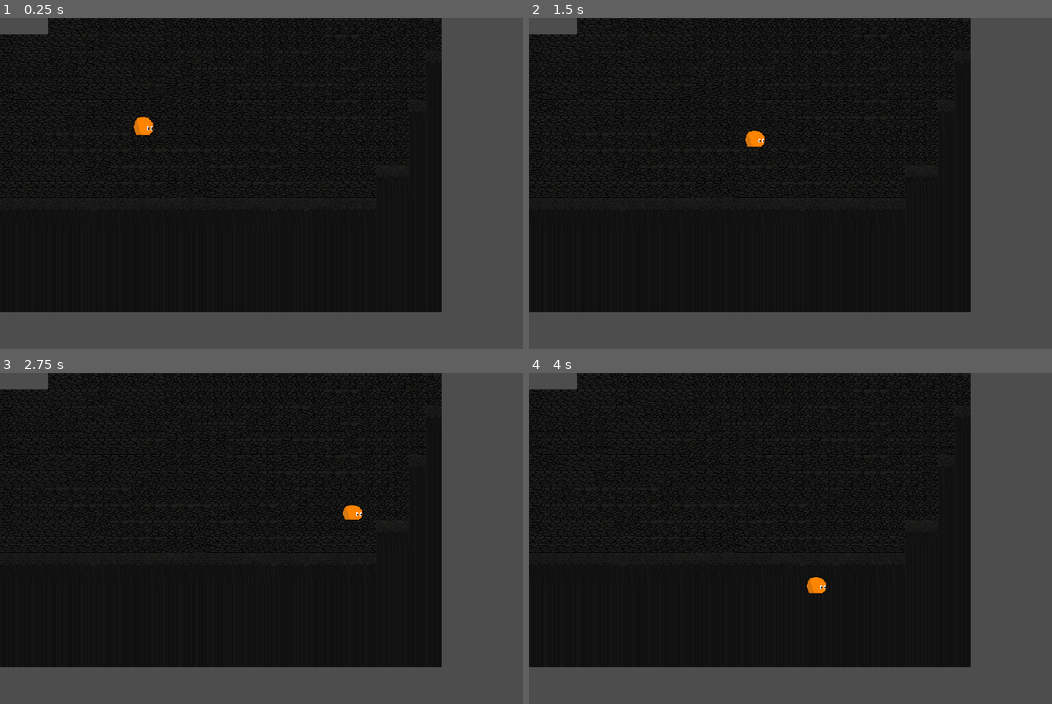
Above: before the commit, frames 1-4 (two rows, left to right).
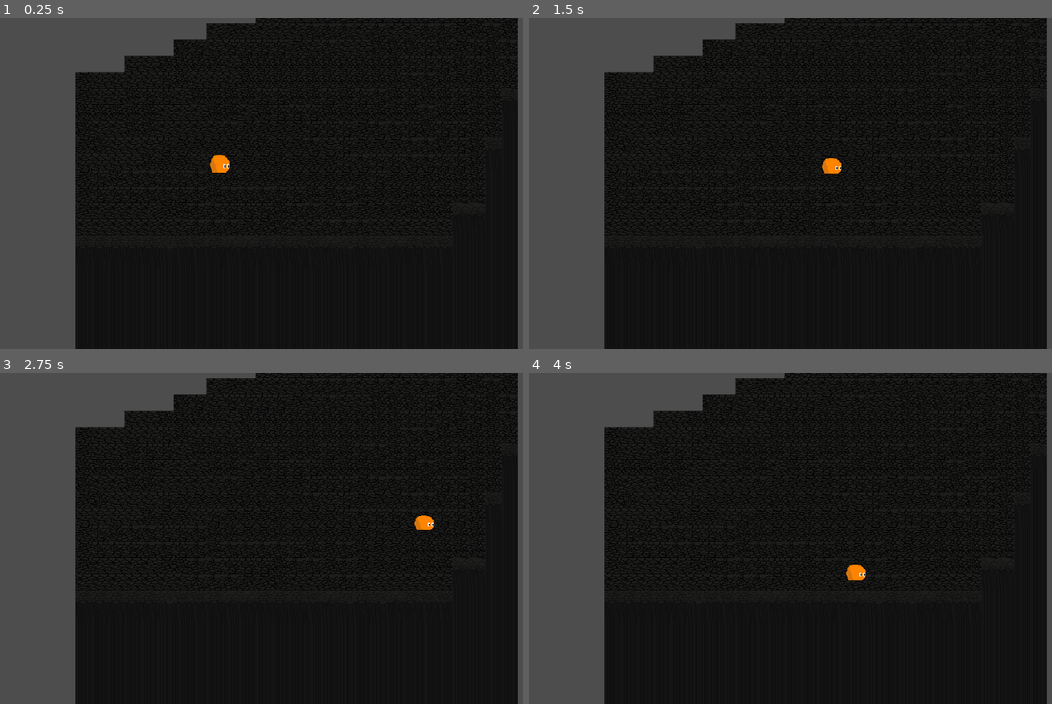
Above: after the commit, the same moments.

Repository: PhilipRomeoMueller/Fortaria
Game: Godot game, scene res://scenes/volcano_biome.tscn
Same seed, same stepped clock (60 frames per second), same inputs: the game is played once before the commit and once after it.
Inputs (mouse positions are in pixels of both pictures, inside the frame that each line leads up to):
- Up to frame 1 (0.25 s): no input
- Up to frame 2 (1.5 s): tap Enter (ui_accept) at 0.5, 0.77 s; move the mouse to (952, 166) at 0.52 s; hold Right (ui_right) from 0.53 s (still down); click (952, 166) at 0.67 s; move the mouse to (706, 200) at 1.27 s
- Up to frame 3 (2.75 s): tap Enter (ui_accept) at 1.52 s; move the mouse to (355, 465) at 2.02 s; release Right (ui_right) at 2.03 s; hold Left (ui_left) from 2.03 s (still down)
- Up to frame 4 (4 s): move the mouse to (795, 604) at 2.77 s; release Left (ui_left) at 2.78 s; hold Right (ui_right) from 2.78 s (still down); click (795, 604) at 2.92 s; tap Enter (ui_accept) at 3.02, 3.77 s; move the mouse to (999, 588) at 3.52 s

The runs differ from the first frame. In frame 1, 43% of the frame differs, in the area x 0-100%, y 0-100%; in frame 2, 43%; in frame 3, 43%; in frame 4, 43%.

Commit message:
changed the map
changed the map to have a border volcano biome

Diff:
--- a/scenes/volcano_biome.tscn
+++ b/scenes/volcano_biome.tscn
@@ -40,3 +40,6 @@
 
 [node name="Volcano_Slime" parent="." instance=ExtResource("2_tqpsb")]
 position = Vector2(281, 214)
+
+[node name="Camera2D" type="Camera2D" parent="."]
+position = Vector2(429, 250)
